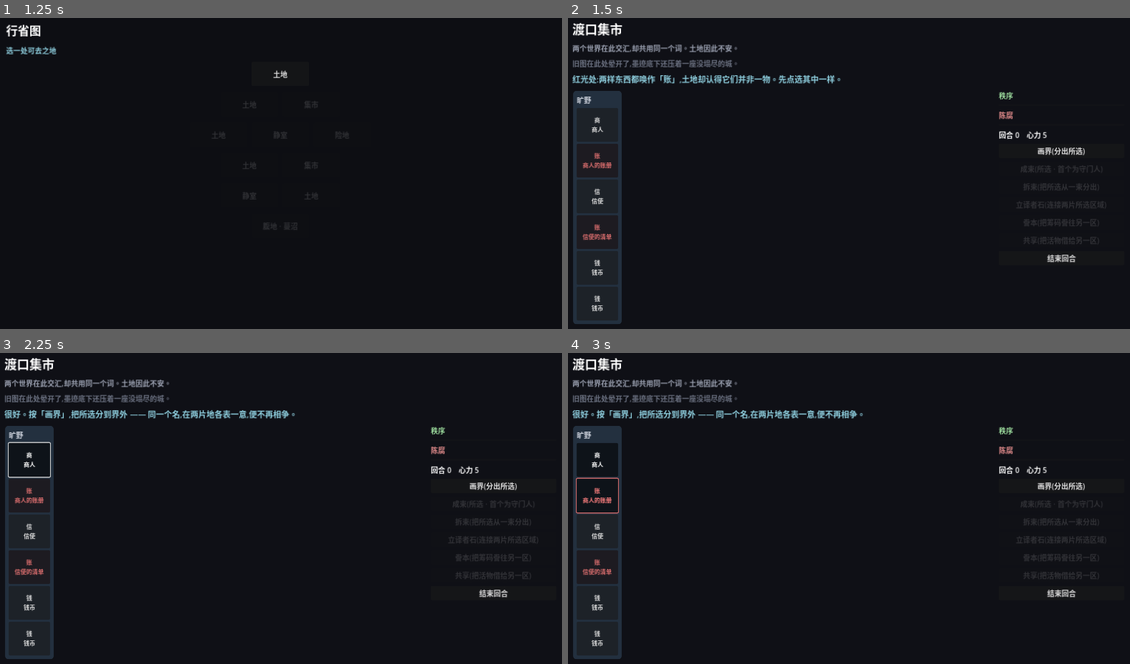
Above: before the commit, frames 1-4 (two rows, left to right).
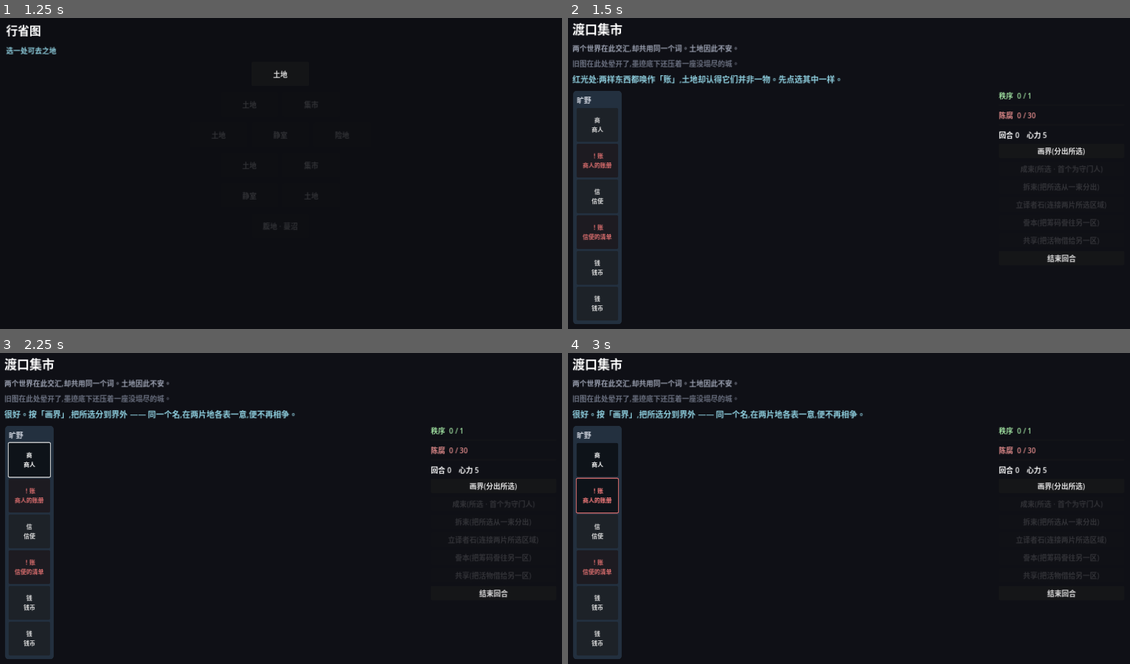
Above: after the commit, the same moments.

Repository: HelloKuoty/bounds
Game: Godot game, scene res://scenes/main/Main.tscn
Same seed, same stepped clock (60 frames per second), same inputs: the game is played once before the commit and once after it.
Inputs (mouse positions are in pixels of both pictures, inside the frame that each line leads up to):
- Up to frame 1 (1.25 s): click "启程" at 0.5 s
- Up to frame 2 (1.5 s): click "土地" at 1.25 s
- Up to frame 3 (2.25 s): click "商 商人" at 2 s
- Up to frame 4 (3 s): click (596, 496) at 2.75 s, where only the run before the commit has a clickable "账 商人的账册"

Frame 1 is identical in both runs. In frame 2, 0.1% of the frame differs, in the area x 4-84%, y 23-69%; in frame 3, 0.1%; in frame 4, 0.1%.

Commit message:
iter-02: colour-blind cues — marks on unstable/corrupt pieces, numbers on meters
Non-colour signals so the board is readable without distinguishing red/green:
unstable pieces get a 「！」 mark, corrupted pieces a 「×」 mark, and the order/rot
meters now show "X / Y" numbers alongside the bars. +2 regression tests (71 green).

Co-Authored-By: Claude Opus 4.8 (1M context) <noreply@anthropic.com>

Diff:
--- a/scripts/ui/territory_view.gd
+++ b/scripts/ui/territory_view.gd
@@ -61,6 +61,8 @@
 var _narration_text := ""
 var _guide: Label
 var _regions_box: HFlowContainer
+var _concord_label: Label
+var _blight_label: Label
 var _concord_bar: ProgressBar
 var _blight_bar: ProgressBar
 var _status: Label
@@ -160,12 +162,14 @@
 	hud.custom_minimum_size = Vector2(280, 0)
 	hud.add_theme_constant_override("separation", 8)
 
-	hud.add_child(_label("秩序", Color("9fe0a0")))
+	_concord_label = _label("秩序", Color("9fe0a0"))
+	hud.add_child(_concord_label)
 	_concord_bar = ProgressBar.new()
 	_concord_bar.show_percentage = false
 	hud.add_child(_concord_bar)
 
-	hud.add_child(_label("陈腐", Color("e08a8a")))
+	_blight_label = _label("陈腐", Color("e08a8a"))
+	hud.add_child(_blight_label)
 	_blight_bar = ProgressBar.new()
 	_blight_bar.show_percentage = false
 	hud.add_child(_blight_bar)
@@ -406,21 +410,30 @@
 						_tint(d["anchor"])
 			"exposed":
 				_tint(inst["piece"])
-	# corruption reads darker than the red of a mere instability
+	# corruption reads darker than a mere instability — plus a distinct mark
 	for pid in board.pieces:
 		if board.pieces[pid].get("corrupted", false) and _piece_widgets.has(pid):
-			_piece_widgets[pid].modulate = TINT_CORRUPT
+			var b: Button = _piece_widgets[pid]
+			b.modulate = TINT_CORRUPT
+			if not b.text.begins_with("×"):
+				b.text = "×" + b.text.trim_prefix("！")
 
 
 func _tint(pid: String) -> void:
-	if _piece_widgets.has(pid):
-		_piece_widgets[pid].modulate = TINT_UNSTABLE
+	if not _piece_widgets.has(pid):
+		return
+	var b: Button = _piece_widgets[pid]
+	b.modulate = TINT_UNSTABLE
+	if not b.text.begins_with("！") and not b.text.begins_with("×"):
+		b.text = "！" + b.text  # non-colour cue: a mark, not just red (for colour-blind play)
 
 
 func _refresh_meters() -> void:
 	_title.text = board.territory_name
 	_intro.text = board.territory_intro
 	_narration.text = _narration_text
+	_concord_label.text = "秩序  %d / %d" % [board.concord, board.concord_target]
+	_blight_label.text = "陈腐  %d / %d" % [board.rot, board.blight_max]
 	_concord_bar.max_value = max(1, board.concord_target)
 	_concord_bar.value = board.concord
 	_blight_bar.max_value = max(1, board.blight_max)
--- a/tests/test_territory_view.gd
+++ b/tests/test_territory_view.gd
@@ -94,6 +94,27 @@
 	view.free()
 
 
+func test_instability_carries_a_non_colour_mark() -> void:
+	# Colour-blind safety: an unstable piece must be distinguishable without colour.
+	var board := BoardState.new()
+	board.load_territory(TerritoryDatabase.get_territory("the_crossing"))
+	var view := TerritoryView.new()
+	view.setup(board, {})
+	assert_true(view._piece_widgets["ledger"].text.begins_with("！"), "unstable piece carries a mark, not only red")
+	assert_false(view._piece_widgets["trader"].text.begins_with("！"), "a stable piece stays unmarked")
+	view.free()
+
+
+func test_meters_read_as_numbers() -> void:
+	var board := BoardState.new()
+	board.load_territory(TerritoryDatabase.get_territory("the_crossing"))
+	var view := TerritoryView.new()
+	view.setup(board, {})
+	assert_true("/" in view._concord_label.text, "order meter shows a number (readable without colour)")
+	assert_true("/" in view._blight_label.text, "rot meter shows a number")
+	view.free()
+
+
 func test_finale_offers_a_way_back() -> void:
 	# Regression: the ending must keep a usable button, or the player is stuck.
 	var board := BoardState.new()
Not shown, changed: docs/index.html
Not shown, changed: docs/index.pck
Not shown, added: team/iterations/iter-02.md
